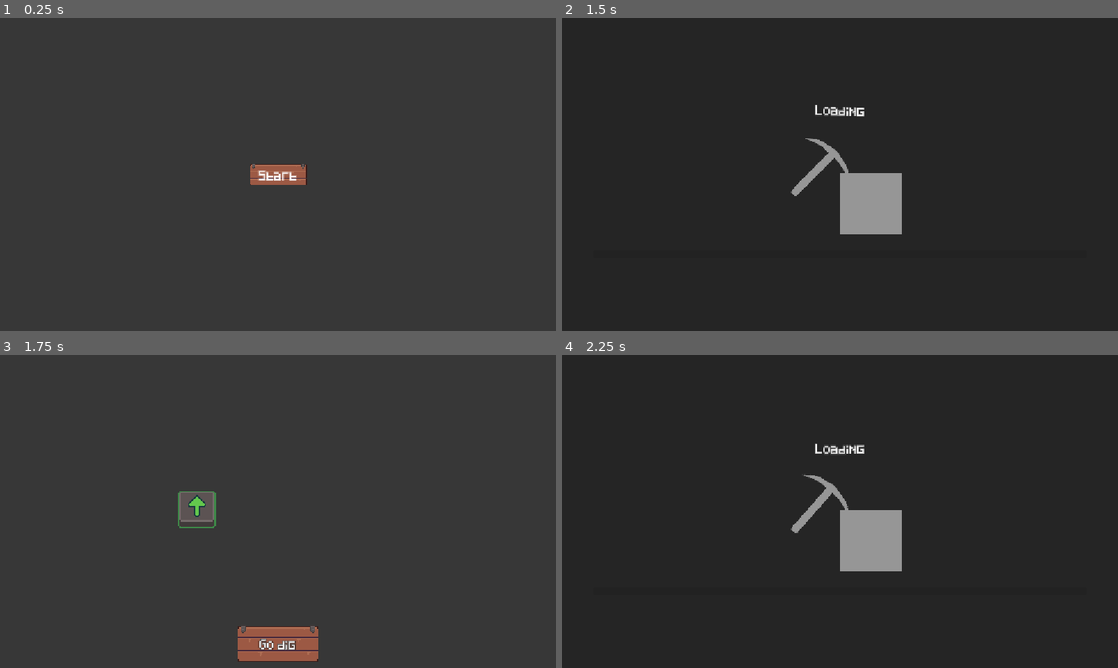
Above: before the commit, frames 1-4 (two rows, left to right).
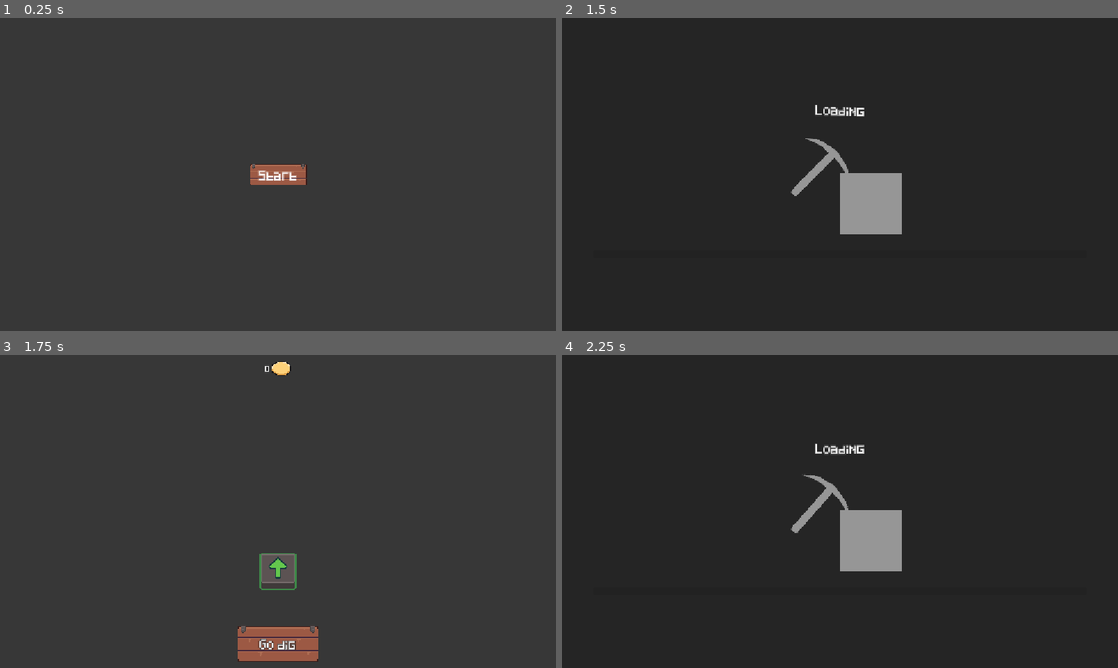
Above: after the commit, the same moments.

Repository: jakoofficial/DigNew
Game: Godot game, scene res://Scenes/MainMenu.tscn
Same seed, same stepped clock (60 frames per second), same inputs: the game is played once before the commit and once after it. The engine's default icon, where the game draws it, is replaced by a stand-in: a white triangle on a blue panel in a dark square.
Inputs (mouse positions are in pixels of both pictures, inside the frame that each line leads up to):
- Up to frame 1 (0.25 s): no input
- Up to frame 2 (1.5 s): click "Start" at 0.5 s; move the mouse to (962, 158) at 1.27 s; tap E at 1.35 s; click (962, 158) at 1.42 s
- Up to frame 3 (1.75 s): no input
- Up to frame 4 (2.25 s): click "Go dig" at 2 s

Frames 1-2 are identical in both runs. In frame 3, 1.5% of the frame differs, in the area x 32-54%, y 2-76%; in frame 4, nothing differs.

Commit message:
Added player balance to the skill tree ui

Diff:
--- a/Nodes/SkillTree/skill_node.tscn
+++ b/Nodes/SkillTree/skill_node.tscn
@@ -31,6 +31,7 @@
 
 [node name="HoverInfo" type="Control" parent="." unique_id=1682460507]
 visible = false
+z_index = 2
 layout_mode = 3
 anchors_preset = 0
 offset_left = -192.0
--- a/Scenes/SkillTree.tscn
+++ b/Scenes/SkillTree.tscn
@@ -5,6 +5,7 @@
 [ext_resource type="Texture2D" uid="uid://ds8k6jks6y5l2" path="res://Sprites/Gui.png" id="1_t13jq"]
 [ext_resource type="Script" uid="uid://f1no33sjw0a8" path="res://Scripts/SkillTree/skill_tree.gd" id="2_3mp7v"]
 [ext_resource type="PackedScene" uid="uid://3d1ldlg0qltf" path="res://Nodes/SkillTree/skill_node.tscn" id="4_p2c2s"]
+[ext_resource type="Texture2D" uid="uid://b5b1v4vgqvkfj" path="res://Sprites/Icons/Icons.png" id="5_oxtxa"]
 
 [sub_resource type="AtlasTexture" id="AtlasTexture_o3ipy"]
 atlas = ExtResource("1_t13jq")
@@ -17,6 +18,10 @@
 [sub_resource type="AtlasTexture" id="AtlasTexture_p2c2s"]
 atlas = ExtResource("1_t13jq")
 region = Rect2(128, 73, 116, 33)
+
+[sub_resource type="AtlasTexture" id="AtlasTexture_n648w"]
+atlas = ExtResource("5_oxtxa")
+region = Rect2(2, 8, 28, 22)
 
 [node name="Tree" type="Node2D" unique_id=1122928265]
 script = ExtResource("1_alcsc")
@@ -79,18 +84,44 @@
 horizontal_alignment = 1
 vertical_alignment = 1
 
+[node name="HBoxContainer" type="HBoxContainer" parent="CanvasLayer/Skilltree" unique_id=338692522]
+layout_mode = 1
+anchors_preset = 10
+anchor_right = 1.0
+offset_top = 8.0
+offset_bottom = 48.0
+grow_horizontal = 2
+alignment = 1
+
+[node name="PlayerBalance" type="RichTextLabel" parent="CanvasLayer/Skilltree/HBoxContainer" unique_id=863670007]
+clip_contents = false
+layout_mode = 2
+bbcode_enabled = true
+text = "dadsadad"
+fit_content = true
+scroll_active = false
+autowrap_mode = 0
+horizontal_alignment = 2
+vertical_alignment = 1
+
+[node name="TextureRect" type="TextureRect" parent="CanvasLayer/Skilltree/HBoxContainer" unique_id=278324212]
+custom_minimum_size = Vector2(40, 40)
+layout_mode = 2
+texture = SubResource("AtlasTexture_n648w")
+stretch_mode = 5
+
 [node name="Skills" type="Node2D" parent="." unique_id=1100842298]
 
 [node name="SkillNode" parent="Skills" unique_id=495638960 instance=ExtResource("4_p2c2s")]
-position = Vector2(408, 320)
+position = Vector2(576, 448)
 Skill_Name = "Stamina+"
 
 [node name="SkillNode2" parent="Skills" unique_id=436947380 instance=ExtResource("4_p2c2s")]
-position = Vector2(696, 192)
+position = Vector2(480, 352)
 Skill_Name = "Damage+"
 
 [node name="SkillNode3" parent="Skills" unique_id=2044594790 instance=ExtResource("4_p2c2s")]
-position = Vector2(864, 288)
+position = Vector2(672, 352)
 Skill_Name = "Value+"
 
 [node name="TreeCam" type="Camera2D" parent="." unique_id=936225933]
--- a/Scripts/Digs/dig_spot.gd
+++ b/Scripts/Digs/dig_spot.gd
@@ -40,12 +40,14 @@
 	tween.chain().tween_property($Sprite2D, "scale", Vector2(1.0, 1.0), 0.1)
 	pass
 
+var canPress: bool = true
 func _process(delta: float) -> void:
 	if !GM.digReady: return
 	if hovered:
-		if PS._PStaminaCurr > 0 and FK.JustPressed(AM.action("L_Click")):
+		if FK.JustReleased(AM.action("L_Click")): canPress = true
+		if canPress and PS._PStaminaCurr > 0 and FK.JustPressed(AM.action("L_Click")):
+			canPress = false
 			PS._PStaminaCurr -= 1
-			print(PS._PStrength)
 			GM.currUI.UpdateUI()
 			_Health -= PS._PStrength
 			if _Health <= 0: Destroy()
--- a/Scripts/SkillTree/skill_tree.gd
+++ b/Scripts/SkillTree/skill_tree.gd
@@ -1,9 +1,14 @@
 extends CanvasLayer
 @onready var go_dig_btn: TextureButton = $Skilltree/GoDigBtn
 @onready var skills: Node2D = $"../Skills"
+@onready var player_balance: RichTextLabel = $Skilltree/HBoxContainer/PlayerBalance
 
 func _ready() -> void:
 	go_dig_btn.connect("pressed", _GoDig)
 
+func _process(delta: float) -> void:
+	if player_balance.text != str(PS._PBalance):
+		player_balance.text = str(PS._PBalance)
+
 func _GoDig() -> void:
 	GM.load_scene(GM.Scenes.DIGAREA)
